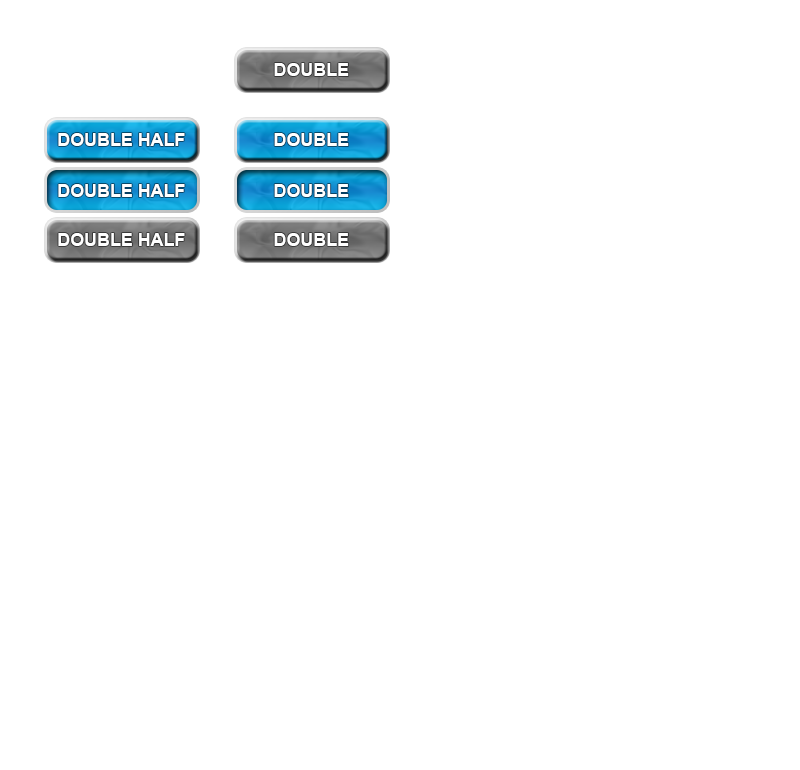
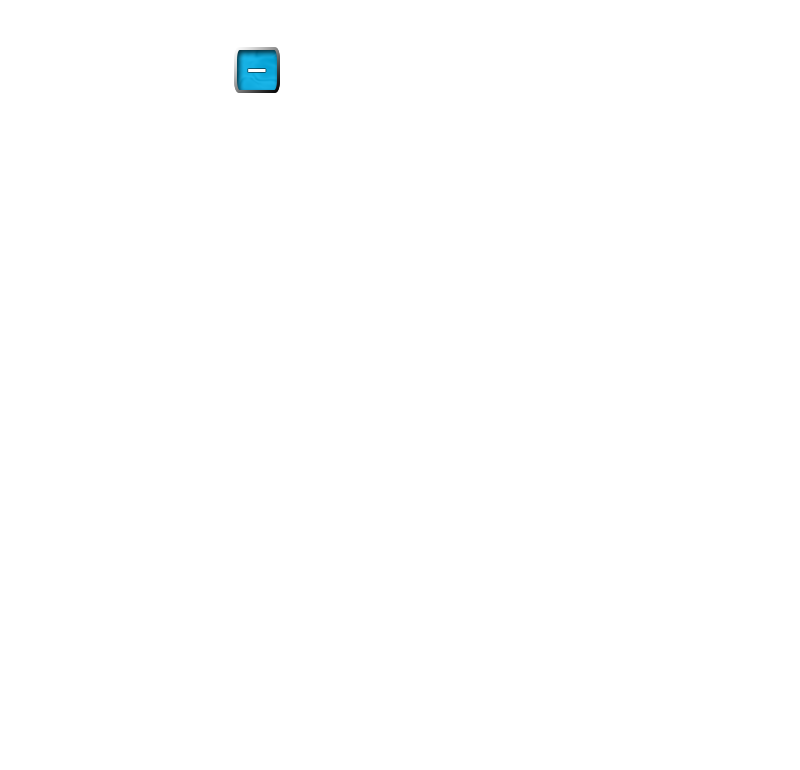
Two versions of the same layered image (800 × 770). Layer-by-layer changes:
added group "small" with 7 layers above "large" over left=237, top=50, right=277, bottom=90
added layer "-" in group "small" over left=248, top=69, right=266, bottom=72
added layer "down" (1st of 2, in "small") in group "small" over left=237, top=50, right=277, bottom=90
added layer "inactive" (1st of 2, in "small") in group "small" over left=237, top=50, right=277, bottom=90
moved "DOUBLE HALF copy" into group "large" over left=44, top=117, right=200, bottom=163
moved "DOUBLE HALF down copy" into group "large" over left=44, top=167, right=200, bottom=213
moved "DOUBLE HALF copy 3" into group "large" over left=44, top=217, right=200, bottom=263
moved "DOUBLE copy" into group "large" over left=234, top=117, right=390, bottom=163
moved "DOUBLE down copy" into group "large" over left=234, top=167, right=390, bottom=213
moved "DOUBLE copy 2" into group "large" over left=234, top=217, right=390, bottom=263
moved "DOUBLE" into group "large" over left=274, top=63, right=349, bottom=76
moved "inactive" (2nd of 2, in "large") into group "large" over left=237, top=50, right=387, bottom=90
